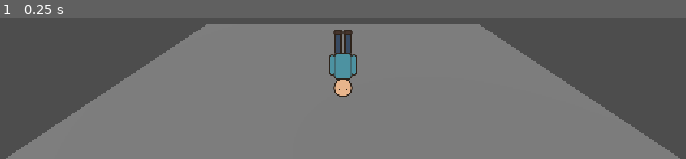
Above: before the commit, frame 1.
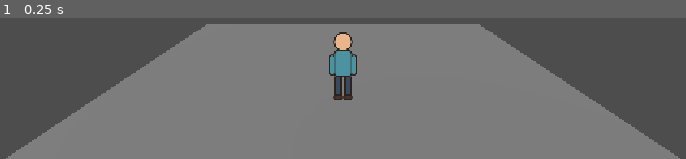
Above: after the commit, the same moment.

Repository: aohmn/GameDemo
Game: Godot game, scene res://modules/player/scenes/dev.tscn
Same seed, same stepped clock (60 frames per second), same inputs: the game is played once before the commit and once after it. This scene is started directly instead of the project's main scene.
Inputs:
- Up to frame 1 (0.25 s): no input

The runs differ from the first frame. In frame 1, 0.8% of the frame differs, in the area x 48-52%, y 8-59%.

Commit message:
Fix player sprite vertical orientation

Diff:
--- a/modules/player/assets/player.gdshader
+++ b/modules/player/assets/player.gdshader
@@ -23,7 +23,7 @@
 }
 
 void fragment() {
-    vec2 p = (UV - vec2(0.5)) * vec2(1.0, 1.75);
+    vec2 p = vec2(UV.x - 0.5, 0.5 - UV.y) * vec2(1.0, 1.75);
     if (flip_horizontal) {
         p.x = -p.x;
     }
Not shown, changed: CHANGELOG.md
